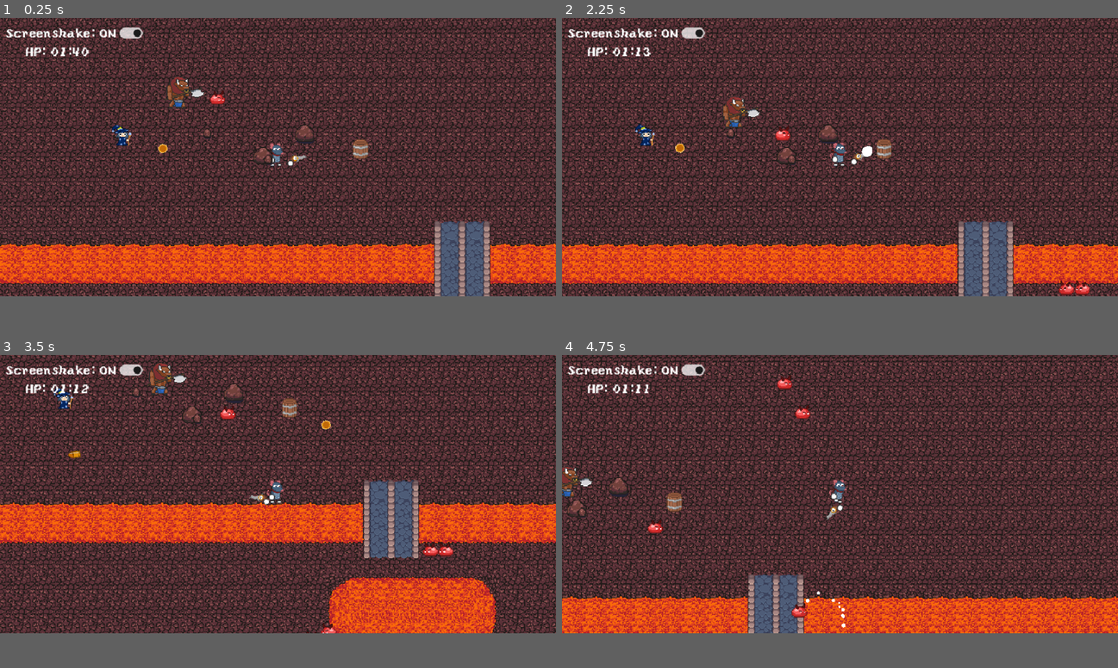
Above: before the commit, frames 1-4 (two rows, left to right).
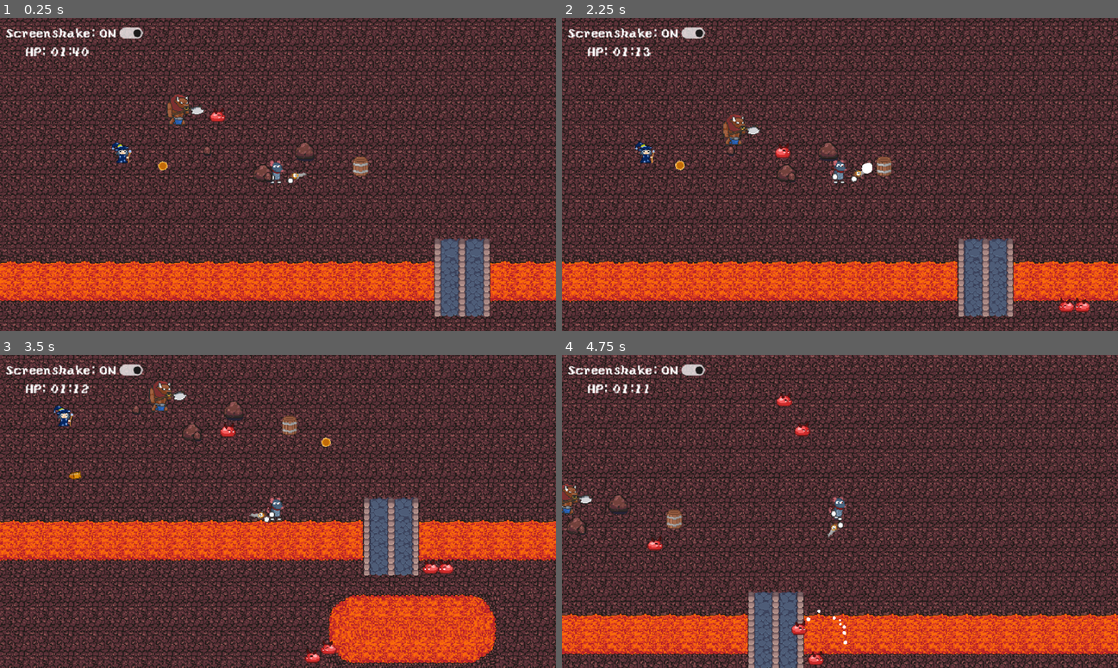
Above: after the commit, the same moments.

Repository: snwng/GMTK-Game-Jam-2026-entry
Game: Godot game, scene res://scenes/levels/main_scene.tscn
Same seed, same stepped clock (60 frames per second), same inputs: the game is played once before the commit and once after it.
Inputs (mouse positions are in pixels of both pictures, inside the frame that each line leads up to):
- Up to frame 1 (0.25 s): no input
- Up to frame 2 (2.25 s): click "Screenshake: ON" at 0.5 s; click "Screenshake: OFF" at 1.25 s; move the mouse to (962, 143) at 2.02 s; hold Right (move_right) from 2.03 s (still down); click (962, 143) at 2.1 s
- Up to frame 3 (3.5 s): move the mouse to (166, 508) at 2.77 s; release Right (move_right) at 2.78 s; hold Down (move_down) from 2.78 s (still down); click (166, 508) at 2.85 s
- Up to frame 4 (4.75 s): move the mouse to (895, 433) at 3.52 s; release Down (move_down) at 3.53 s; hold Right (move_right) 3.53-4.28 s; click (895, 433) at 3.6 s; move the mouse to (812, 549) at 4.27 s; hold Up (move_up) from 4.28 s (still down); click (812, 549) at 4.35 s
The window is 800x400 before the commit and 800x450 after it. Grey fills any space a smaller window leaves; there, only what the larger window draws over its background counts as a difference.

The runs differ from the first frame. In frame 1, 58% of the frame differs, in the area x 0-100%, y 0-100%; in frame 2, 58%; in frame 3, 60%; in frame 4, 59%.

Commit message:
sounds for buttons, guns, body hits, and the bomb

Diff:
--- a/project.godot
+++ b/project.godot
@@ -27,7 +27,7 @@
 [display]
 
 window/size/viewport_width=720
-window/size/viewport_height=360
+window/size/viewport_height=405
 window/size/window_width_override=1920
 window/size/window_height_override=1080
 window/stretch/mode="canvas_items"
Not shown, added: assets/audio/sfx/Menu_Sounds_V2_Metallic_HOVER_SHORT.mp3.import
Not shown, added: assets/audio/sfx/bomb_explosion.wav.import
Not shown, added: assets/audio/sfx/zapsplat_warfare_gun_gel_blaster_scar_2_auto_rifle.wav.import
Not shown, added: assets/audio/sfx/Menu_Sounds_V2_Metallic_HOVER_SHORT.mp3
Not shown, added: assets/audio/sfx/bomb_explosion.wav
Not shown, added: assets/audio/sfx/smartsound_WEAPONS_BULLET_Small_Impact_Body_01.mp3
Not shown, added: assets/audio/sfx/zapsplat_multimedia_button_click_006_53867.mp3
Not shown, added: assets/audio/sfx/zapsplat_warfare_gun_gel_blaster_scar_2_auto_rifle.wav
